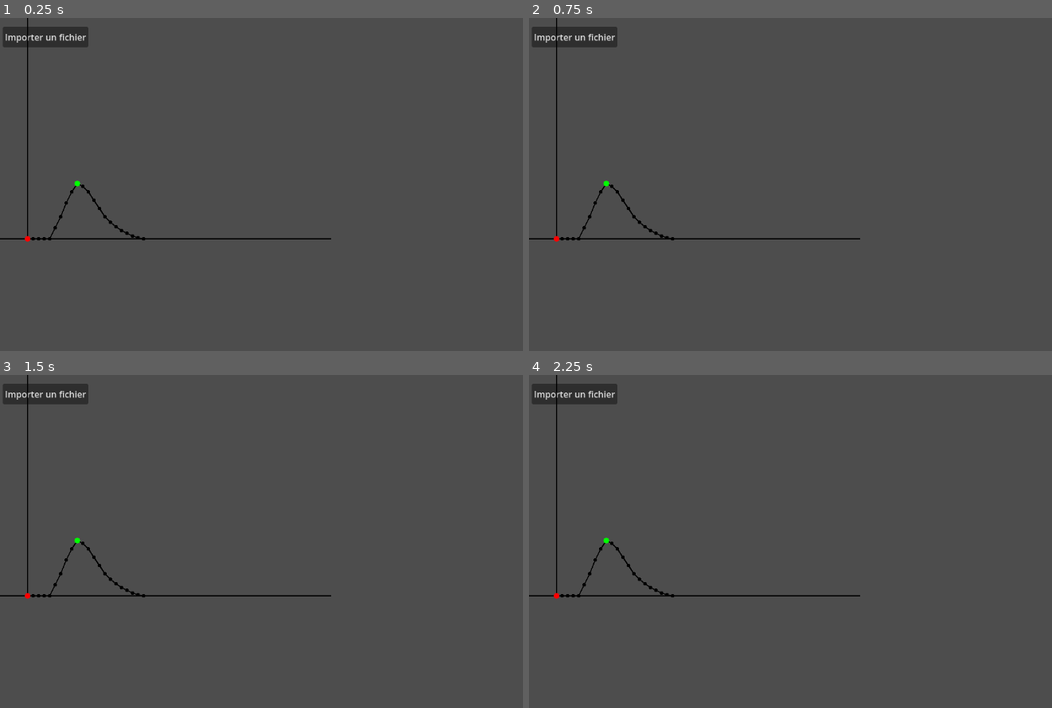
Above: before the commit, frames 1-4 (two rows, left to right).
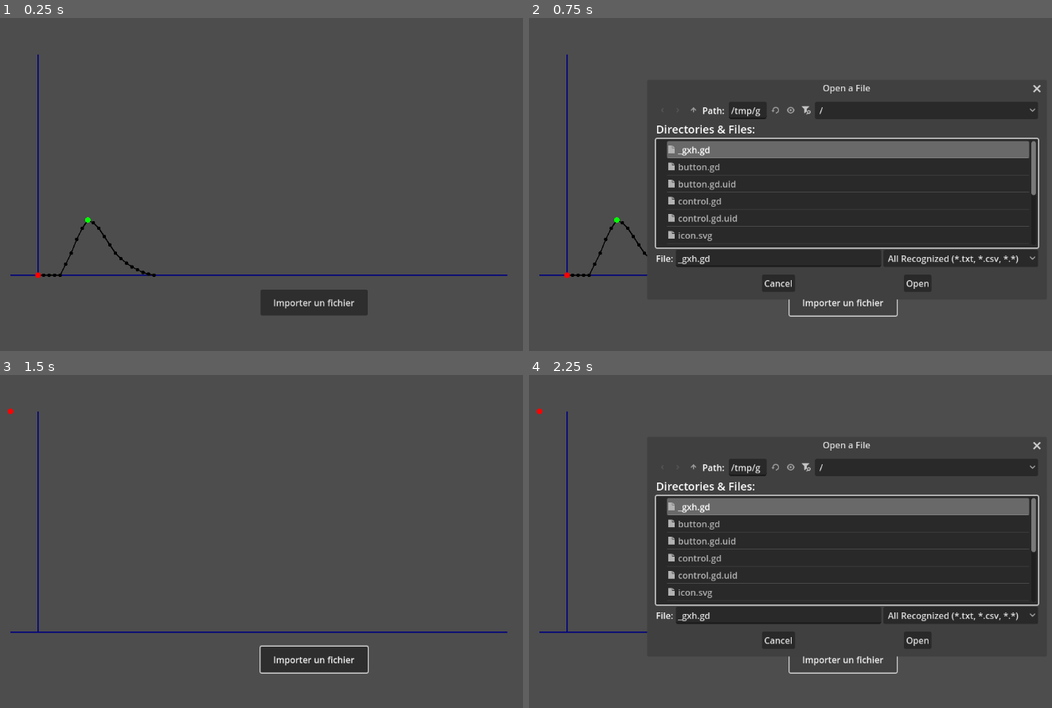
Above: after the commit, the same moments.

Repository: Ayadayi/Tissu_cardiaque
Game: Godot game, scene res://node_2d.tscn
Two runs of this game, one before a commit and one after it. Both use one fixed random seed, a clock stepped at 60 frames per second and the inputs below.
Inputs (mouse positions are in pixels of both pictures, inside the frame that each line leads up to):
- Up to frame 1 (0.25 s): no input
- Up to frame 2 (0.75 s): click "Importer un fichier" at 0.5 s
- Up to frame 3 (1.5 s): click (387, 641) at 1.25 s, where only the run after the commit has a clickable "Open"
- Up to frame 4 (2.25 s): click "Importer un fichier" at 2 s

The runs differ from the first frame. In frame 1, 4.0% of the frame differs, in the area x 0-98%, y 0-90%; in frame 2, 33%; in frame 3, 4.0%; in frame 4, 33%.
Error after the commit: Out of bounds get index '0' (on base: 'Array') (res://control.gd:191)

Commit message:
modification courbe

Diff:
--- a/courbe/control.gd
+++ b/courbe/control.gd
@@ -1,13 +1,22 @@
 extends Control
 
 const POINT_SIZE := 3
-var width := 600
+var width := 900
 var height := 400
 
 var points : Array = []
 
 func _ready():
-	# Courbe de points : latence -> contraction -> relaxation
+	# Ajouter FileDialog si pas dans l'éditeur
+	var file_dialog := FileDialog.new()
+	file_dialog.name = "FileDialog"
+	file_dialog.access = FileDialog.ACCESS_FILESYSTEM
+	file_dialog.file_mode = FileDialog.FILE_MODE_OPEN_FILE
+	file_dialog.filters = ["*.txt", "*.csv", "*.*"]
+	add_child(file_dialog)
+	file_dialog.file_selected.connect(self._on_fichier_selectionne)
+
+	# Courbe de points : latence -> contraction -> relaxation (démo)
 	points = [
 		Vector2(50, height),      # Latence (repos)
 		Vector2(60, height),
@@ -33,6 +42,7 @@
 		Vector2(260, height),      # Retour au repos
 	]
 
+
 	queue_redraw()
 
 	var amplitude = get_amplitude()
@@ -51,10 +61,119 @@
 	print("Vitesse de décontraction (80%-20%) : ", vitesse_decontraction)
 
 
+####################### Quand on clique sur le bouton #####################################################
+func _on_ouvrir_fichier_pressed():
+	var file_dialog = get_node("FileDialog")
+	file_dialog.popup_centered()
+
+
+######################## Quand un fichier est sélectionné #################################################
+func _on_fichier_selectionne(path: String):
+	print("Fichier sélectionné : ", path)
+
+	var file = FileAccess.open(path, FileAccess.READ)
+	if file == null:
+		print("Erreur d'ouverture du fichier")
+		return
+
+	var total_lignes := 0
+	var step := 1
+	points.clear()
+
+	# Lire une fois pour compter les lignes
+	while not file.eof_reached():
+		file.get_line()
+		total_lignes += 1
+	file.close()
+
+	step = max(total_lignes / 50, 1)
+	print("Nombre total de lignes : ", total_lignes)
+	print("Step calculé : ", step)
+
+	# Relire pour collecter les points
+	file = FileAccess.open(path, FileAccess.READ)
+	var count := 0
+
+	var min_x = INF
+	var max_x = -INF
+	var min_y = INF
+	var max_y = -INF
+
+	while not file.eof_reached():
+		var line := file.get_line().strip_edges()
+		if count % step == 0 and line != "":
+			var parts := line.split("\t")
+			if parts.size() >= 4:
+				var x = float(parts[0])
+				var y = float(parts[3])
+				#print("Y brut :", y)
+				#print("X brut :", x)     # Ajoute cette ligne
+
+
+				# Mettre à jour les min/max pour x et y
+				min_x = min(min_x, x)
+				max_x = max(max_x, x)
+				min_y = min(min_y, y)
+				max_y = max(max_y, y)
+
+		count += 1
+	file.close()
+
+	# Normalisation de X (étaler les points sur toute la largeur)
+	#print("min_x = ", min_x, " max_x = ", max_x)
+	#print("min_y = ", min_y, " max_y = ", max_y)
+
+	# Relire encore une fois avec les points
+	file = FileAccess.open(path, FileAccess.READ)
+	count = 0
+
+	while not file.eof_reached():
+		var line := file.get_line().strip_edges()
+		if count % step == 0 and line != "":
+			var parts := line.split("\t")
+			if parts.size() >= 4:
+				var x_raw = float(parts[0]) # temps en ms
+				var y_raw = float(parts[3]) # reponse du muscle
+
+				# Mettre à l’échelle X et Y
+				var x_scaled = 50 + ((x_raw - min_x) / (max_x - min_x) * (width - 50))
+  # Adapter X à la largeur
+				var y_scaled = height - ((y_raw - min_y) / (max_y - min_y) * height)  # Adapter Y à la hauteur
+
+				points.append(Vector2(x_scaled, y_scaled))
+		count += 1
+	file.close()
+
+	print("Nombre de points affichés : ", points.size())
+		# Une fois les points chargés, calculer et afficher
+	if points.size() > 0:
+		var amplitude = get_amplitude()
+		print("Amplitude de contraction2 : ", amplitude)
+
+		var contraction_time = get_contraction_time()
+		print("Temps de contraction2 : ", contraction_time, " ms")
+
+		var decontraction_time = get_decontraction_time()
+		print("Temps de décontraction2 : ", decontraction_time, " ms")
+
+		var vitesse_contraction = get_contraction_speed_percent(20, 80)
+		print("Vitesse de contraction (20%-80%)2 : ", vitesse_contraction)
+
+		var vitesse_decontraction = get_decontraction_speed_percent(80, 20)
+		print("Vitesse de décontraction (80%-20%)2 : ", vitesse_decontraction)
+
+	queue_redraw()
+
+
+
+
+
+
+########################################  draw  ##########################################################
 
 func _draw():
-	draw_line(Vector2(50, 0), Vector2(50, height), Color.BLACK, 2)  # Axe Y
-	draw_line(Vector2(0, height), Vector2(width, height), Color.BLACK, 2)  # Axe X
+	draw_line(Vector2(50, 0), Vector2(50, height), Color.NAVY_BLUE, 2)  # Axe Y
+	draw_line(Vector2(0, height), Vector2(width, height), Color.NAVY_BLUE, 2)  # Axe X
 
 	for point in points:
 		draw_circle(point, POINT_SIZE, Color.BLACK)
@@ -85,14 +204,12 @@
 
 
 #######################################  L'amplitude Max  #########################################################
-
 func get_amplitude() -> float:
 	var base_y = height
 	var max_y = get_max_point().y
 	return base_y - max_y
 
 
-
 ########################################  Duree de Contraction ##################################################
 func get_contraction_time() -> float:
 	if points.size() < 2:
@@ -122,7 +239,6 @@
 
 
 ######################################  Vitesse de Contraction ##################################################
-
 func get_contraction_speed_percent(x_percent: float, y_percent: float) -> float:
 	if points.size() < 2:
 		return 0
@@ -155,7 +271,6 @@
 			min_diff2 = diff2
 			closest_point2 = p
 
-	# Calcul de la vitesse
 	var delta_force = closest_point2.y - closest_point1.y
 	var delta_time = closest_point2.x - closest_point1.x
 
@@ -165,8 +280,7 @@
 	return abs(delta_force / delta_time)
 
 
-######################################  Vitesse de Déontraction ##################################################
-
+######################################  Vitesse de Décontraction ##################################################
 func get_decontraction_speed_percent(x_percent: float, y_percent: float) -> float:
 	if points.size() < 2:
 		return 0.0
@@ -199,7 +313,6 @@
 			min_diff2 = diff2
 			closest_point2 = p
 
-	# Calcul de la vitesse (pente)
 	var delta_force = closest_point2.y - closest_point1.y
 	var delta_time = closest_point2.x - closest_point1.x
 
@@ -207,3 +320,11 @@
 		return 0.0
 
 	return abs(delta_force / delta_time)
+
+
+#func _on_button_pressed() -> void:
+	#pass # bouton inutilisé ici pour l’instant
+
+
+func _on_button_pressed() -> void:
+	pass # Replace with function body.
--- a/courbe/node_2d.tscn
+++ b/courbe/node_2d.tscn
@@ -1,6 +1,5 @@
-[gd_scene load_steps=3 format=3 uid="uid://btsmp3sf0cnvk"]
+[gd_scene load_steps=2 format=3 uid="uid://btsmp3sf0cnvk"]
 
-[ext_resource type="Script" uid="uid://bctfndt65wvmk" path="res://button.gd" id="1_0e48y"]
 [ext_resource type="Script" uid="uid://dtuua2rm1uh3a" path="res://control.gd" id="1_wtcfe"]
 
 [node name="Node2D" type="Node2D"]
@@ -9,33 +8,22 @@
 offset_right = 40.0
 offset_bottom = 40.0
 
-[node name="ImportButton" type="Button" parent="TextureRect"]
-layout_mode = 1
-anchors_preset = 8
-anchor_left = 0.5
-anchor_top = 0.5
-anchor_right = 0.5
-anchor_bottom = 0.5
-offset_left = -4.0
-offset_top = -4.0
-offset_right = 129.0
-offset_bottom = 33.0
-grow_horizontal = 2
-grow_vertical = 2
+[node name="Button" type="Button" parent="TextureRect"]
+layout_mode = 0
+offset_left = 472.0
+offset_top = 492.0
+offset_right = 666.0
+offset_bottom = 539.0
 text = "Importer un fichier"
-script = ExtResource("1_0e48y")
-
-[node name="FileImporter" type="FileDialog" parent="TextureRect"]
-title = "Open File(s)"
-ok_button_text = "Open"
-file_mode = 1
-filters = PackedStringArray("\"*.png, *.jpg, *.wav, *.txt ; Fichiers supportés\"")
 
 [node name="Control" type="Control" parent="."]
 layout_mode = 3
 anchors_preset = 0
-offset_right = 105.0
-offset_bottom = 40.0
+offset_left = 19.0
+offset_top = 66.0
+offset_right = 124.0
+offset_bottom = 106.0
 script = ExtResource("1_wtcfe")
 
-[connection signal="pressed" from="TextureRect/ImportButton" to="TextureRect/ImportButton" method="_pressed"]
+[connection signal="pressed" from="TextureRect/Button" to="Control" method="_on_button_pressed"]
+[connection signal="pressed" from="TextureRect/Button" to="Control" method="_on_ouvrir_fichier_pressed"]
